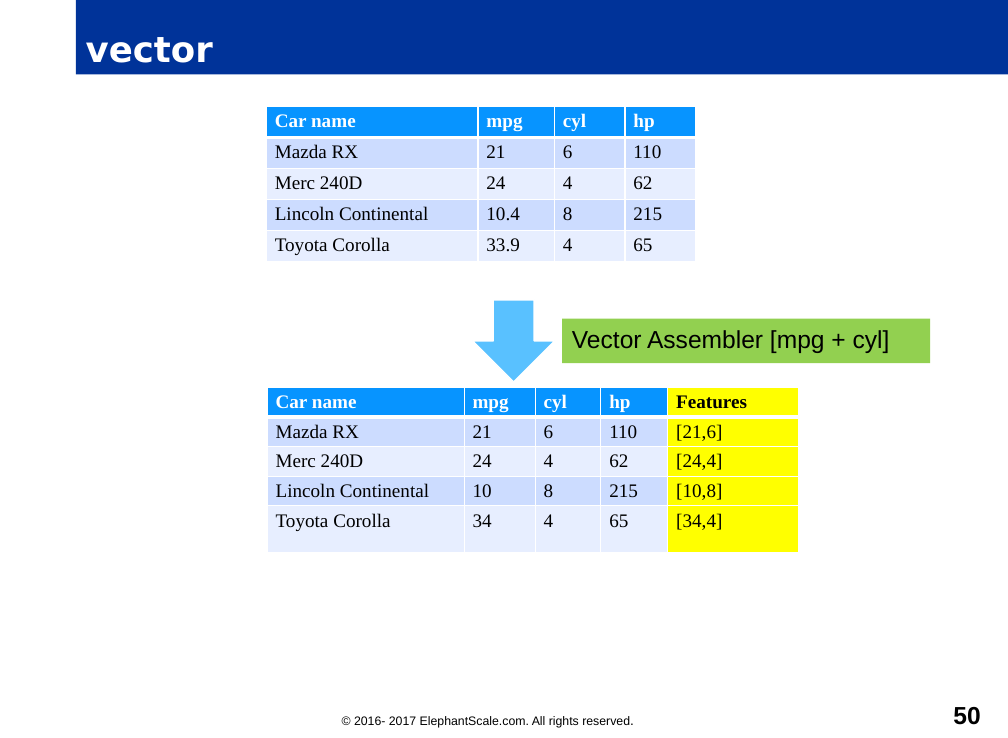
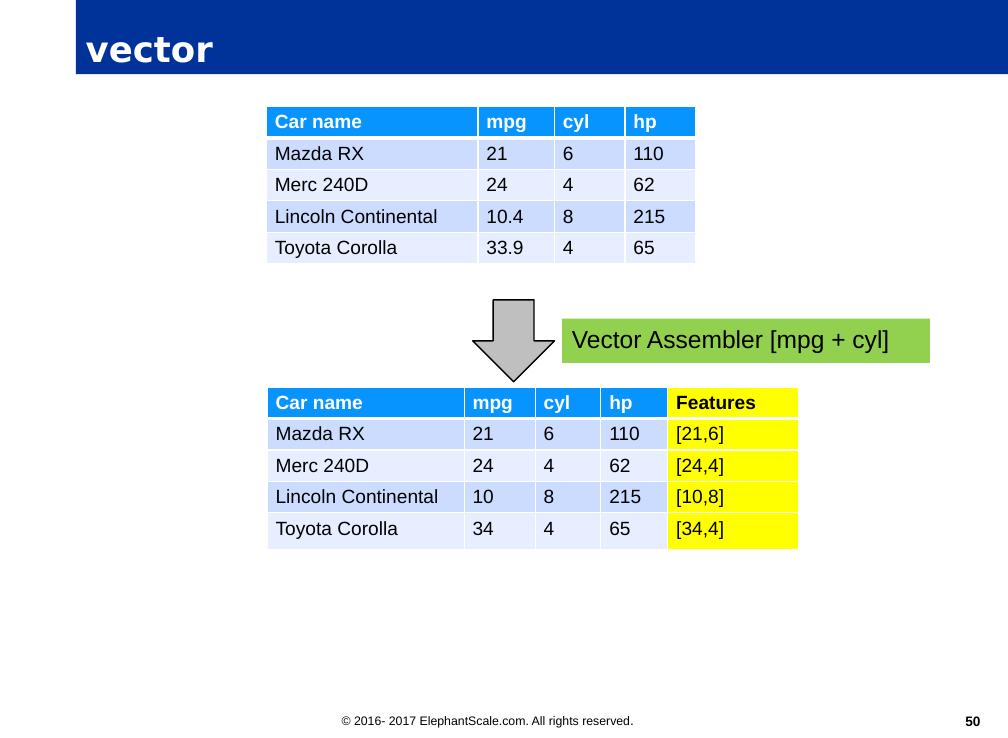
Before and after one commit to elephantscale/es-training-new, a slide deck: slide 50 of machine-learning/slides/Machine-Learning.pptx. Drawn at 1008x738 pixels with LibreOffice and Linux fonts; fonts in the diff are those of the drawing; background and template pictures are left out. Boxes give left, top, right and bottom in pixels: in the first picture for what was removed or moved away, otherwise in the second. Text is boxed around its words. In the diff, an @@ line names an element or a change of style, - is before the commit and + after.

```diff
--- a/machine-learning/slides/Machine-Learning.pptx
+++ b/machine-learning/slides/Machine-Learning.pptx
@@ table at box(267, 106, 696, 263) @@
@@ font Times New Roman to Arial @@
@@ borders changed @@
@@ down arrow at box(473, 300, 555, 382): fill #59C1FF to #BFBFBF; outline #FFFFFF 1 pt to #000000 0.99 pt; proportions changed @@
@@ table at box(267, 387, 799, 550) @@
@@ font Times New Roman to Arial @@
@@ borders changed @@
@@ page number at box(965, 716, 980, 726): size 18 to 10 pt @@
```
Also in this commit, not shown: 50 other slides changed, 3 slides added, 20 other files.
